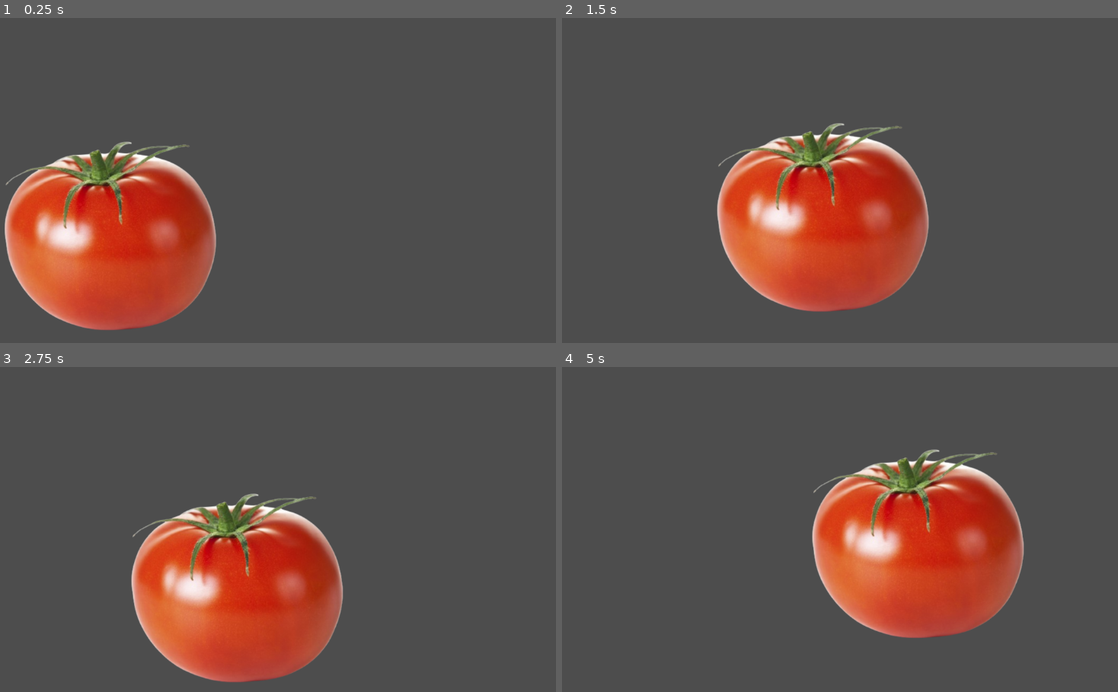
Above: before the commit, frames 1-4 (two rows, left to right).
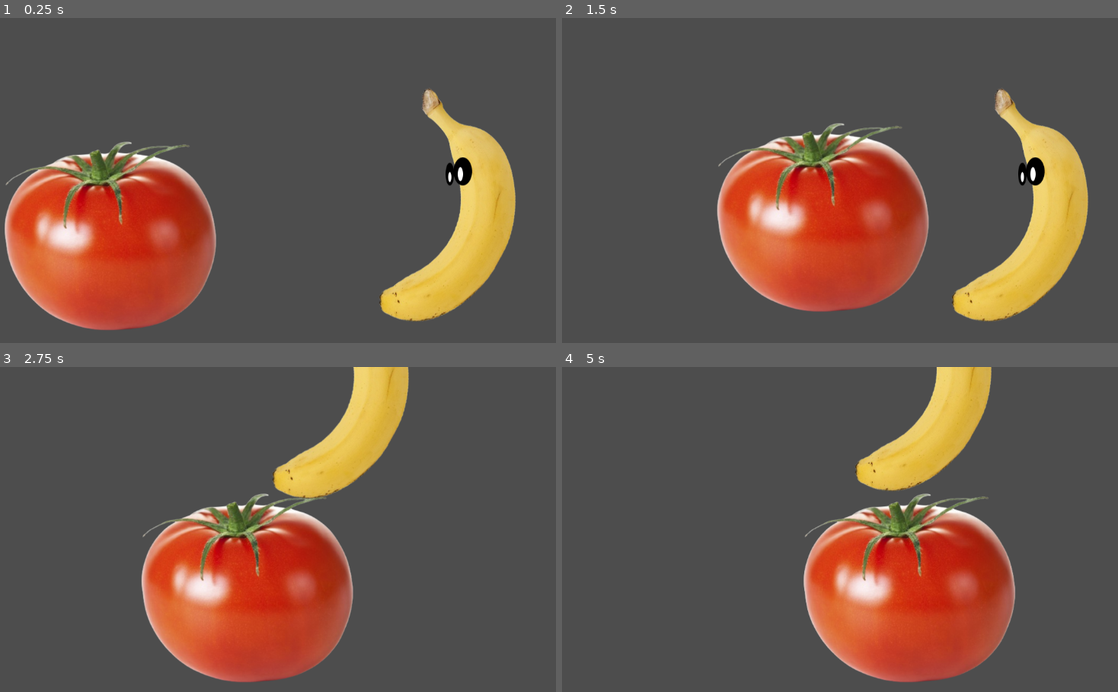
Above: after the commit, the same moments.

Repository: PZerua/ggj24_fruits
Game: Godot game, scene res://scenes/combat.tscn
The game is run twice, just before and just after one commit, with the same random seed, the same clock (stepped at 60 frames per second) and the same inputs.
Inputs:
- Up to frame 1 (0.25 s): no input
- Up to frame 2 (1.5 s): hold D (MOVE_RIGHT_1) from 0.53 s (still down); tap Left (MOVE_LEFT_2) at 0.6 s; tap W (JUMP_1) at 0.77 s; tap Right (MOVE_RIGHT_2) at 0.8, 1.35 s
- Up to frame 3 (2.75 s): tap W (JUMP_1) at 1.52 s; tap Up (JUMP_2) at 1.55, 2.1 s; release D (MOVE_RIGHT_1) at 2.03 s; hold A (MOVE_LEFT_1) from 2.03 s (still down); tap Left (MOVE_LEFT_2) at 2.3 s
- Up to frame 4 (5 s): release A (MOVE_LEFT_1) at 2.78 s; hold D (MOVE_RIGHT_1) 2.78-4.28 s; tap Left (MOVE_LEFT_2) at 2.85, 4.35 s; tap W (JUMP_1) at 3.02, 3.77, 4.52 s; tap Right (MOVE_RIGHT_2) at 3.05, 3.6 s; tap Up (JUMP_2) at 3.8 s; hold A (MOVE_LEFT_1) from 4.28 s (still down)

The runs differ from the first frame. In frame 1, 7.2% of the frame differs, in the area x 68-93%, y 21-94%; in frame 2, 7.2%; in frame 3, 12%; in frame 4, 21%, in the area x 43-84%, y 0-97%.

Commit message:
add banana

Diff:
--- /dev/null
+++ b/assets/fruits/banana/banana.gd
@@ -0,0 +1,5 @@
+extends "res://assets/fruits/controller.gd"
+
+func _physics_process(delta):
+
+	process_movement(delta, "JUMP_2", ["MOVE_LEFT_2", "MOVE_RIGHT_2"])
--- /dev/null
+++ b/assets/fruits/banana/banana.tscn
@@ -0,0 +1,19 @@
+[gd_scene load_steps=4 format=3 uid="uid://bg5fug08dimbt"]
+
+[ext_resource type="Script" path="res://assets/fruits/tomato/tomato.gd" id="1_haue7"]
+[ext_resource type="Texture2D" uid="uid://c3uxi7f5ppecd" path="res://assets/fruits/banana/banana.png" id="2_u2ixo"]
+
+[sub_resource type="CapsuleShape2D" id="CapsuleShape2D_hqn10"]
+radius = 154.268
+height = 454.0
+
+[node name="Banana" type="CharacterBody2D"]
+script = ExtResource("1_haue7")
+
+[node name="Sprite2D" type="Sprite2D" parent="."]
+texture = ExtResource("2_u2ixo")
+
+[node name="CollisionShape2D" type="CollisionShape2D" parent="."]
+position = Vector2(-29, -8)
+scale = Vector2(0.959372, 1.02728)
+shape = SubResource("CapsuleShape2D_hqn10")
--- a/scenes/combat.tscn
+++ b/scenes/combat.tscn
@@ -1,6 +1,8 @@
-[gd_scene load_steps=3 format=3 uid="uid://by7e8og87xis2"]
+[gd_scene load_steps=5 format=3 uid="uid://by7e8og87xis2"]
 
 [ext_resource type="PackedScene" uid="uid://dt4g2ewu42uek" path="res://assets/fruits/tomato/tomato.tscn" id="1_h62js"]
+[ext_resource type="PackedScene" uid="uid://bg5fug08dimbt" path="res://assets/fruits/banana/banana.tscn" id="2_nrd0u"]
+[ext_resource type="Script" path="res://assets/fruits/banana/banana.gd" id="3_0iy8d"]
 
 [sub_resource type="RectangleShape2D" id="RectangleShape2D_f6e4s"]
 size = Vector2(1147, 49)
@@ -10,6 +12,11 @@
 [node name="Tomato" parent="." instance=ExtResource("1_h62js")]
 position = Vector2(308, 391)
 
+[node name="Banana" parent="." instance=ExtResource("2_nrd0u")]
+position = Vector2(954, 388)
+scale = Vector2(1.00106, 1.02448)
+script = ExtResource("3_0iy8d")
+
 [node name="StaticBody2D" type="StaticBody2D" parent="."]
 
 [node name="CollisionShape2D" type="CollisionShape2D" parent="StaticBody2D"]
Binary file added: assets/fruits/banana/banana.png
Not shown, added: assets/fruits/banana/banana.png.import
